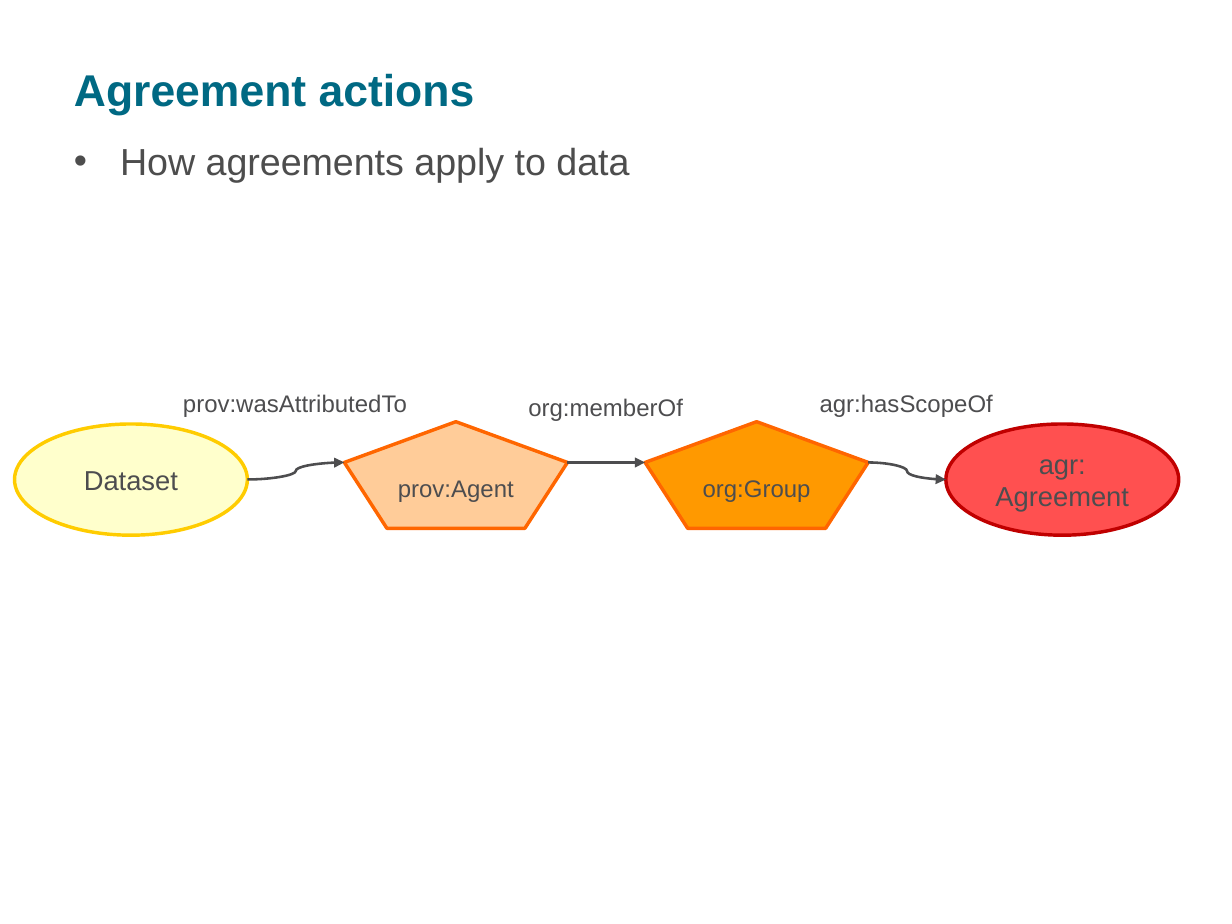
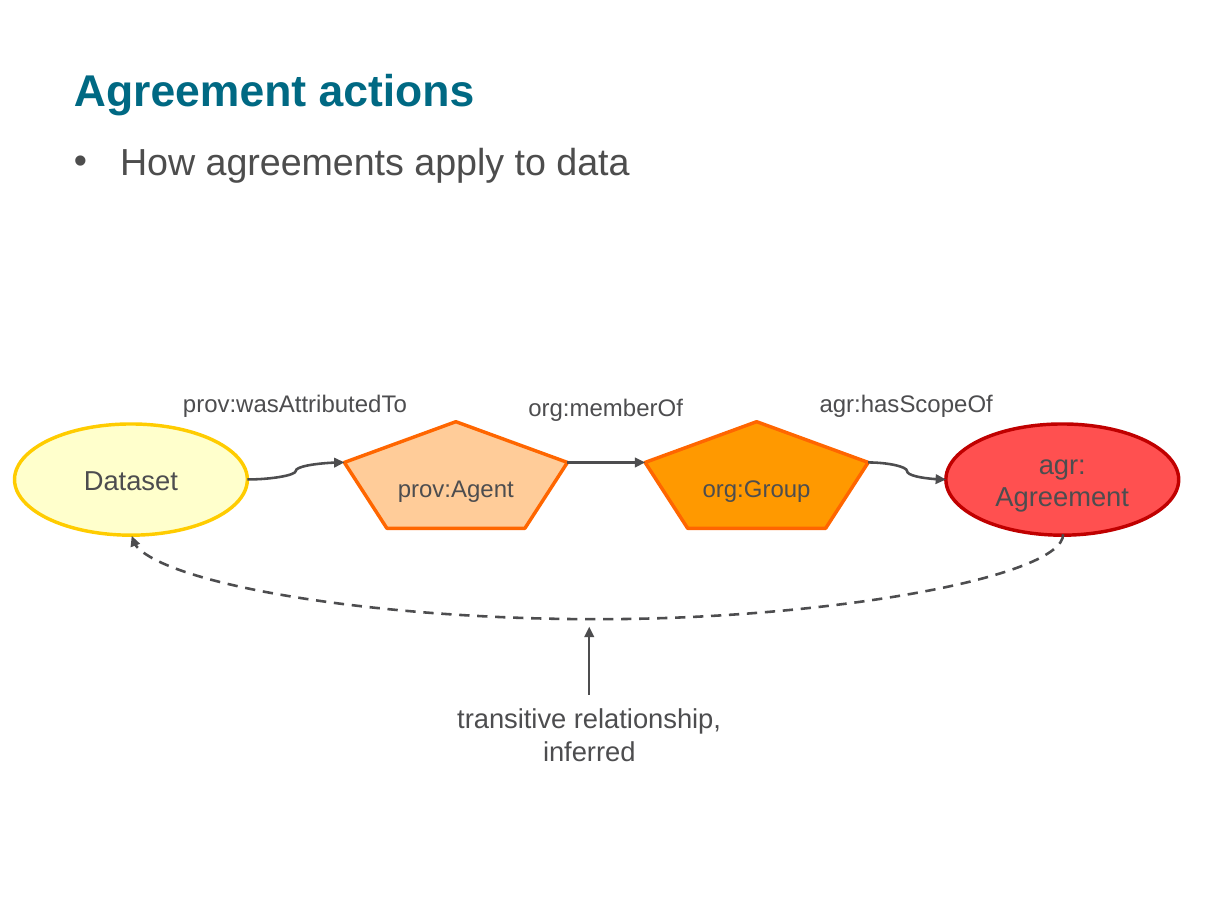
Before and after one commit to nicholascar/agr-ont, a slide deck: slide 22 of references/Car-Box-Agreeing-about-agreements.pptx. Drawn at 1232x924 pixels with LibreOffice and Linux fonts; fonts in the diff are those of the drawing; background and template pictures are left out. Boxes give left, top, right and bottom in pixels: in the first picture for what was removed or moved away, otherwise in the second. Text is boxed around its words. In the diff, an @@ line names an element or a change of style, - is before the commit and + after.

```diff
--- a/references/Car-Box-Agreeing-about-agreements.pptx
+++ b/references/Car-Box-Agreeing-about-agreements.pptx
@@ curved arrow added from (1063, 535) to (132, 536), #4D4D4F 1.5 pt dashed @@
@@ arrow added from (589, 695) to (589, 627), #4D4D4F 1 pt @@
@@ text added at (457, 708, 721, 762), 16 pt, text #4D4D4F @@
+transitive relationship, inferred
```
Also in this commit, not shown: 7 other slides changed, 3 other files.
